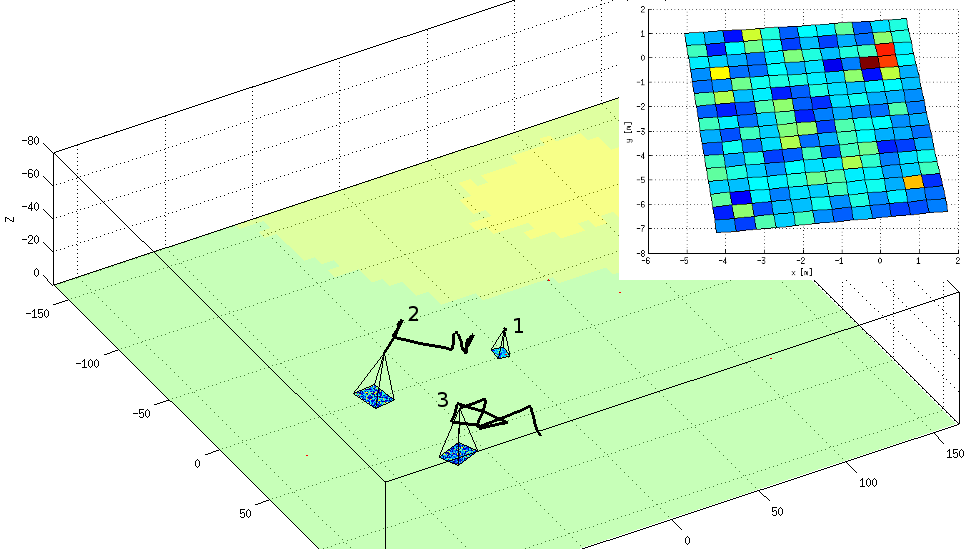
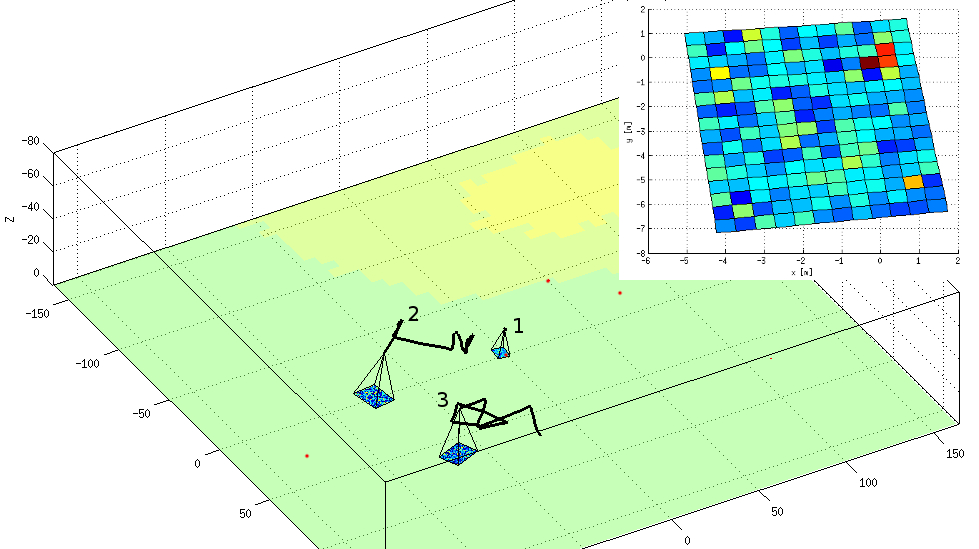
Before/after of a 979 x 549 layered artwork. What changed in the layer stack:
removed layer "3" over (x1=443, y1=392, x2=447, y2=407)
renamed "searchrescue.png" to "searchrescue.jpg", painted on it over (x1=63, y1=17, x2=942, y2=542)
